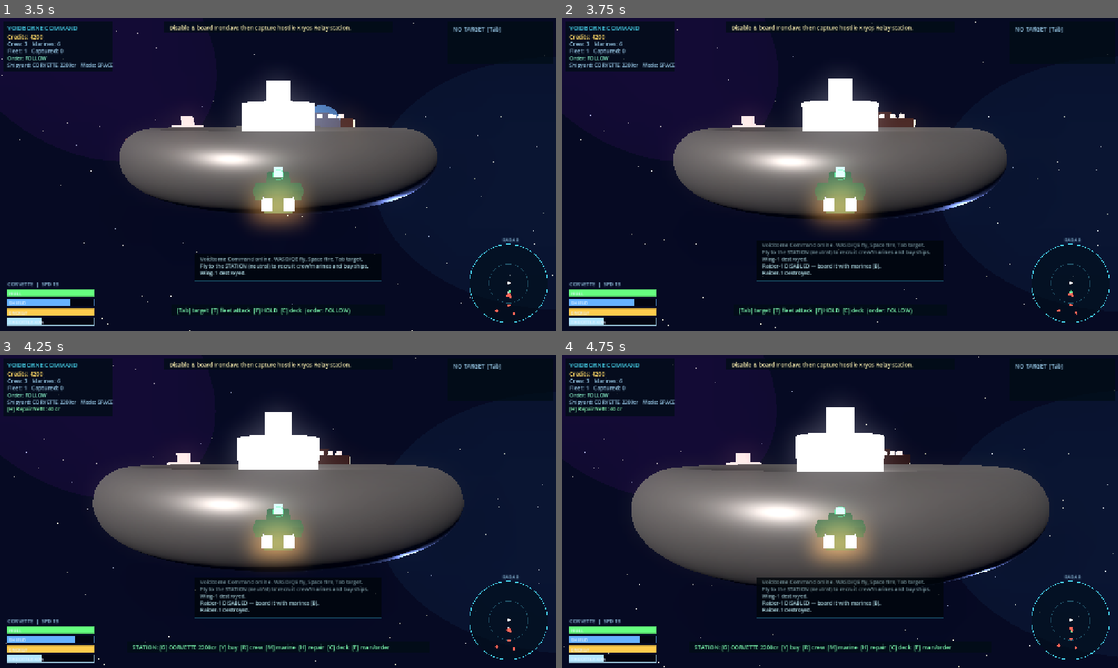
Above: before the commit, frames 1-4 (two rows, left to right).
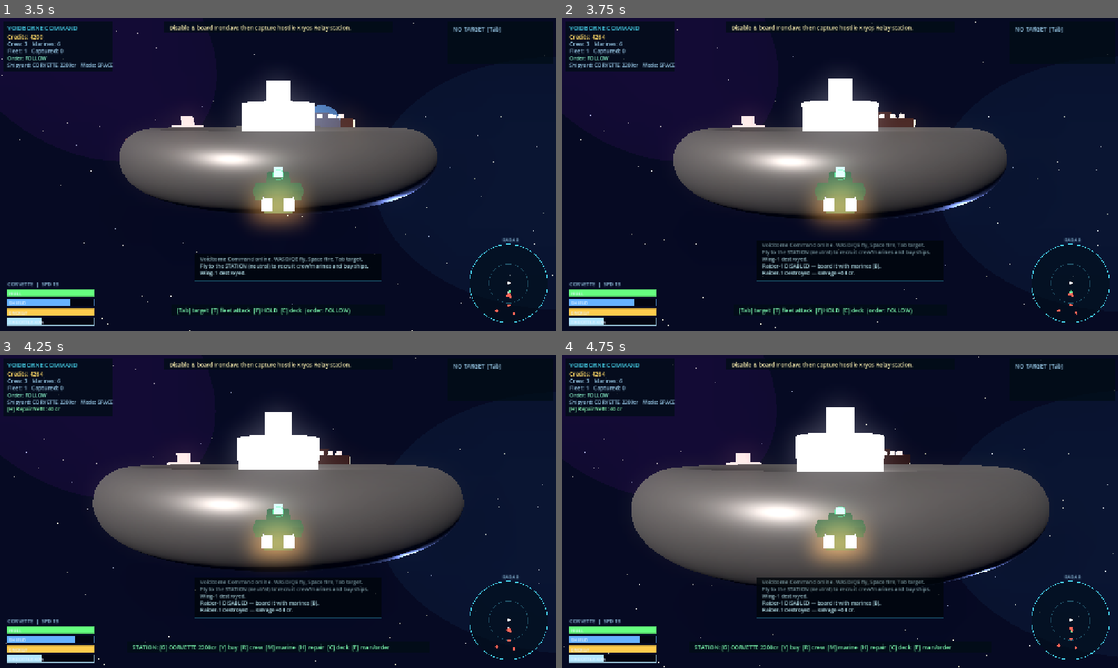
Above: after the commit, the same moments.

Repository: tapkinnu/voidborne-command
Game: Godot game, scene res://scenes/main.tscn
Two runs of this game, one before a commit and one after it. Both use one fixed random seed, a clock stepped at 60 frames per second and the inputs below.
Inputs:
- Up to frame 1 (3.5 s): no input
- Up to frame 2 (3.75 s): no input
- Up to frame 3 (4.25 s): no input
- Up to frame 4 (4.75 s): no input

Frame 1 is identical in both runs. In frame 2, less than 0.1% of the frame differs, in the area x 6-53%, y 5-83%; in frame 3, less than 0.1%; in frame 4, less than 0.1%.

Commit message:
feat: add hostile salvage rewards

Diff:
--- a/scripts/main.gd
+++ b/scripts/main.gd
@@ -53,6 +53,13 @@
 const SERVICE_SHIELD_RATE: float = 0.35
 const SERVICE_ENERGY_RATE: float = 0.15
 const DISABLE_FRAC: float = 0.22   # hull fraction at/below which a ship is "disabled"
+
+# Combat economy. Capturing hostile assets pays better than destroying them so the
+# requested disable/board/capture loop feeds the shipyard and fleet-growth economy.
+const CAPTURE_BOUNTY_RATE: float = 0.18
+const DESTROY_SALVAGE_RATE: float = 0.08
+const MIN_CAPTURE_BOUNTY: int = 100
+const MIN_DESTROY_SALVAGE: int = 40
 
 # Capture/demo: when launched for screenshots, the player auto-fights so frames are lively.
 var auto_demo: bool = false
@@ -617,13 +624,27 @@
 	_spawn_explosion(s.global_position, s.radius())
 	if audio:
 		audio.play("explosion")
-	_msg("%s destroyed." % s.ship_name)
+	if s.faction == "hostile":
+		var reward: int = _destroy_salvage_reward(s)
+		Game.credits += reward
+		_msg("%s destroyed — salvage +%d cr." % [s.ship_name, reward])
+	else:
+		_msg("%s destroyed." % s.ship_name)
 	if s == target:
 		target = null
 	if boarding_target == s:
 		_cancel_boarding()
 	ships.erase(s)
 	s.queue_free()
+
+func _ship_credit_value(s: Node3D) -> int:
+	return int(Game.class_stat(s.ship_class, "value"))
+
+func _capture_credit_reward(s: Node3D) -> int:
+	return max(MIN_CAPTURE_BOUNTY, int(ceil(float(_ship_credit_value(s)) * CAPTURE_BOUNTY_RATE)))
+
+func _destroy_salvage_reward(s: Node3D) -> int:
+	return max(MIN_DESTROY_SALVAGE, int(ceil(float(_ship_credit_value(s)) * DESTROY_SALVAGE_RATE)))
 
 func _spawn_explosion(pos: Vector3, base_radius: float) -> void:
 	var node: MeshInstance3D = MeshInstance3D.new()
@@ -849,11 +870,16 @@
 	boarding_progress = 0.0
 
 func _complete_capture(s: Node3D) -> void:
+	var was_hostile: bool = s.faction == "hostile"
+	var reward: int = _capture_credit_reward(s) if was_hostile else 0
 	s.set_faction("player")
 	s.disabled = false
 	s.hull = max(s.hull, s.max_hull * 0.4)
 	Game.marine_pool = max(0, Game.marine_pool - 2)
 	Game.captured_count += 1
+	if reward > 0:
+		Game.credits += reward
+		_msg("Boarding prize secured: +%d cr capture bounty." % reward)
 	# Try to man it from the crew pool; otherwise it is captured-but-unmanned.
 	if Game.crew_pool >= s.crew_needed:
 		Game.crew_pool -= s.crew_needed
--- /dev/null
+++ b/tests/test_salvage_rewards.gd
@@ -0,0 +1,86 @@
+extends SceneTree
+# Regression test for credit rewards from the combat economy loop. Capturing hostile
+# hulls should be economically better than destroying them, so boarding feeds the
+# shipyard/fleet-growth loop instead of being only a faction flip.
+
+var failed: bool = false
+
+func _fail(msg: String) -> void:
+	push_error(msg)
+	failed = true
+
+func _find_ship(main: Node, wanted_name: String) -> Node:
+	for s in main.ships:
+		if is_instance_valid(s) and String(s.ship_name) == wanted_name:
+			return s
+	return null
+
+func _find_hostile_fighter(main: Node) -> Node:
+	for s in main.ships:
+		if is_instance_valid(s) and String(s.faction) == "hostile" and String(s.ship_class) == "fighter":
+			return s
+	return null
+
+func _initialize() -> void:
+	var packed: PackedScene = load("res://scenes/main.tscn")
+	if packed == null:
+		_fail("main.tscn failed to load")
+		quit(1)
+		return
+	var main: Node = packed.instantiate()
+	root.add_child(main)
+	await process_frame
+	await process_frame
+
+	var game: Node = root.get_node_or_null("Game")
+	if game == null:
+		_fail("Game autoload missing in test tree")
+
+	var audio_node: Node = main.get("audio")
+	if audio_node != null:
+		audio_node.set("enabled", false)
+
+	if not failed:
+		_run(main, game)
+
+	if is_instance_valid(main):
+		main.queue_free()
+		await process_frame
+	if not failed:
+		print("SALVAGE_REWARD_TEST_PASS")
+	quit(1 if failed else 0)
+
+func _run(main: Node, game: Node) -> void:
+	var frigate: Node = _find_ship(main, "Ironclaw")
+	if frigate == null:
+		_fail("expected hostile frigate Ironclaw for capture reward test")
+		return
+	if String(frigate.faction) != "hostile":
+		_fail("Ironclaw should start hostile")
+		return
+
+	game.set("credits", 1000)
+	game.set("crew_pool", 0)
+	game.set("marine_pool", 6)
+	frigate.disabled = true
+	frigate.hull = frigate.max_hull * 0.10
+	main.call("_complete_capture", frigate)
+
+	# Frigate value is 5200 cr; capture reward should be 18% = 936 cr.
+	if int(game.get("credits")) != 1936:
+		_fail("capturing a hostile frigate should grant 936 cr bounty; got %d" % int(game.get("credits")))
+	if int(game.get("captured_count")) != 1:
+		_fail("capture should still increment captured_count")
+	if String(frigate.faction) != "player":
+		_fail("capture reward path must still flip faction to player")
+
+	var fighter: Node = _find_hostile_fighter(main)
+	if fighter == null:
+		_fail("expected hostile fighter for destroy salvage test")
+		return
+	game.set("credits", 2000)
+	main.call("_destroy_ship", fighter)
+
+	# Fighter value is 800 cr; destruction salvage should be 8% = 64 cr.
+	if int(game.get("credits")) != 2064:
+		_fail("destroying a hostile fighter should grant 64 cr salvage; got %d" % int(game.get("credits")))
Not shown, changed: README.md
Not shown, changed: docs/GDD.md
